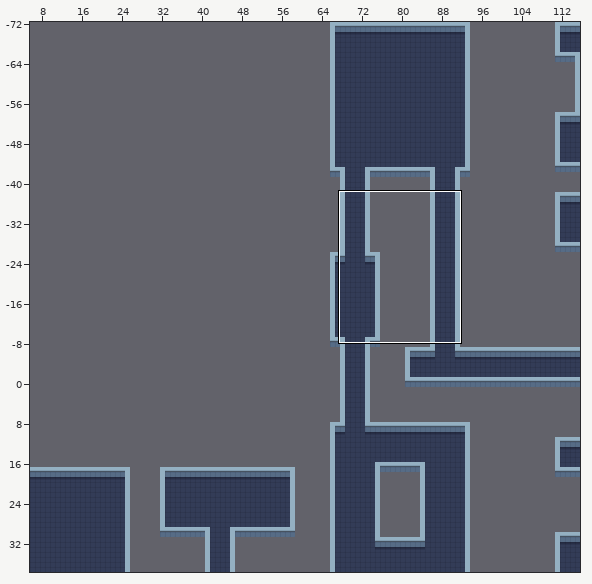
Tiled map (JSON): assets/maps/story-mode.json. The first picture is a wide view before the edit; the outline marks the close-up.
Close-up. Earlier state:
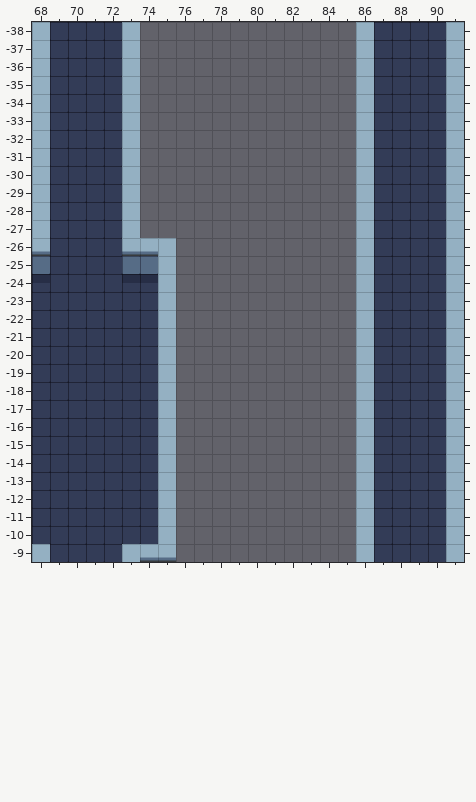
Cells are 32x32 px. Shown: x 68..91, y -38..-9. The commit also changed other parts of the map, which this record leaves out.
After the commit:
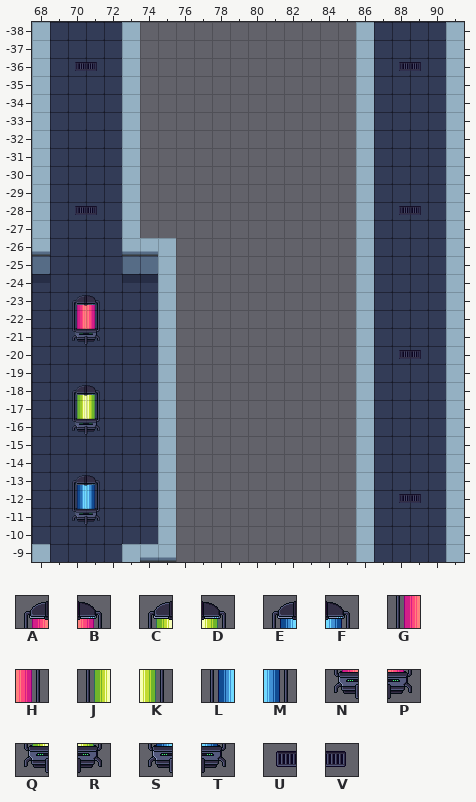
Key: from "tileset_JS": A 220, B 221, C 223, D 224, E 226, F 227, G 260, H 261, J 263, K 264, L 266, M 267, N 300, P 301, Q 303, R 304, S 306, T 307, U 1135, V 1136.
_ is an empty cell.
Tiles of an added or newly shown layer are drawn over the layers below it.
The exact change:
Changed rows in their new state; . is an unchanged cell.
Layer "upper-ground" (added):
first column x 70:
-36 UV................UV
first column x 70:
-28 UV................UV
first column x 88:
-20 UV
first column x 88:
-12 UV
Layer "objects" (added):
first column x 70:
-23 AB
-22 GH
-21 NP
-18 CD
-17 JK
-16 QR
-13 EF
-12 LM
-11 ST
